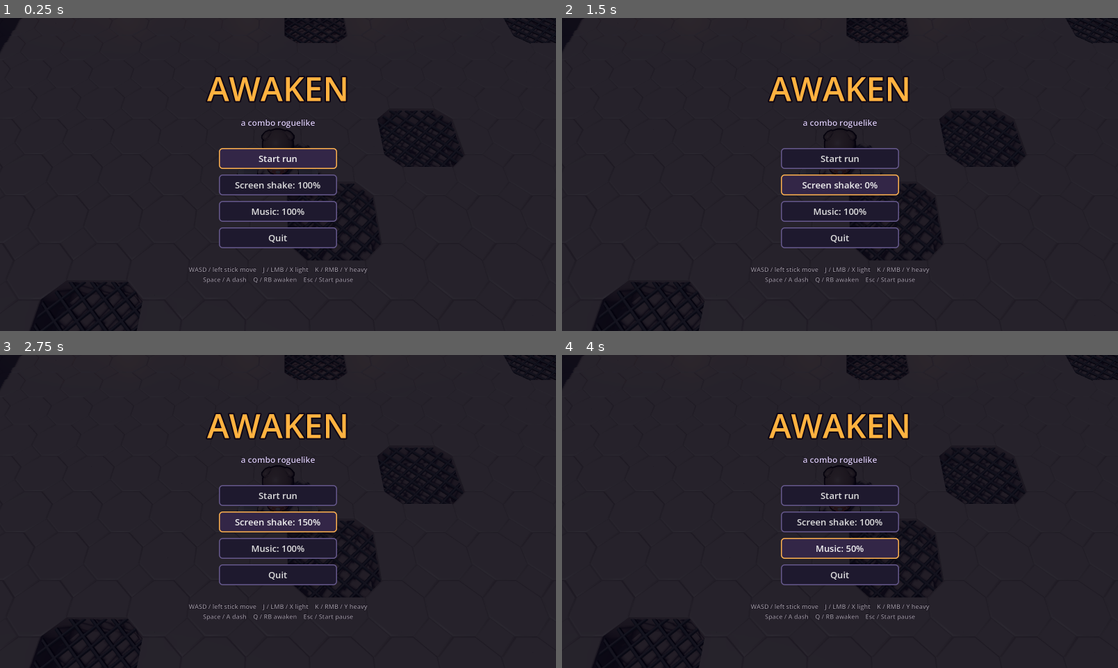
Above: before the commit, frames 1-4 (two rows, left to right).
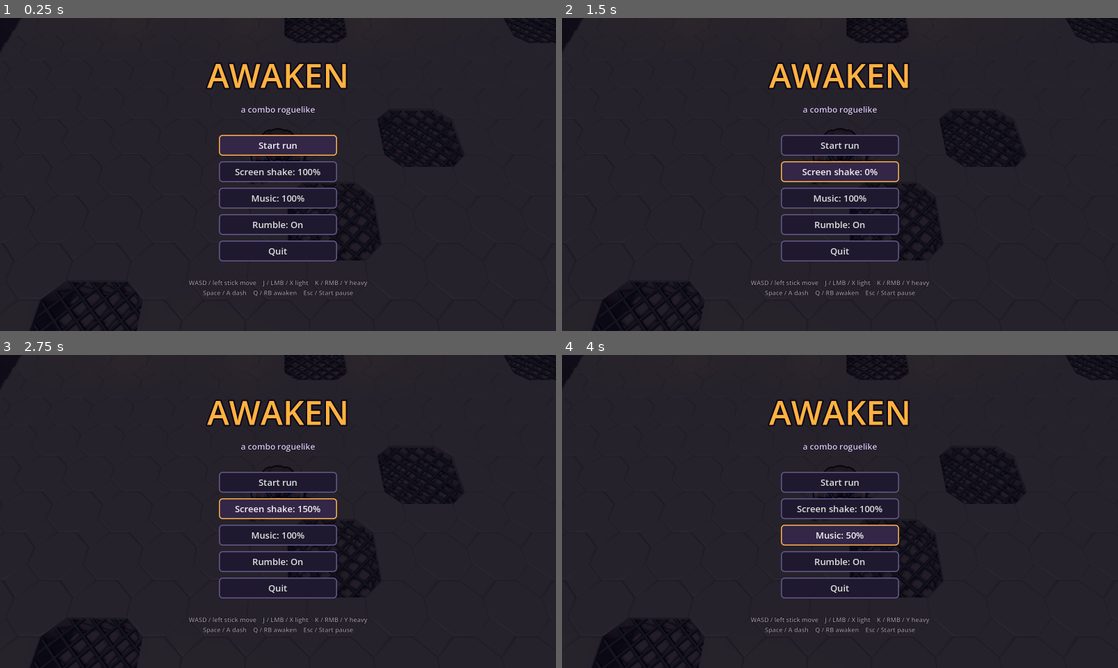
Above: after the commit, the same moments.

Repository: zakpruitt/no-name-game
Game: Godot game, scene res://scenes/main.tscn
Same seed, same stepped clock (60 frames per second), same inputs: the game is played once before the commit and once after it.
Inputs:
- Up to frame 1 (0.25 s): no input
- Up to frame 2 (1.5 s): click "Screen shake: 100%" at 0.5 s; click "Screen shake: 50%" at 1.25 s
- Up to frame 3 (2.75 s): click "Screen shake: 0%" at 2 s
- Up to frame 4 (4 s): click "Screen shake: 150%" at 2.75 s; click "Music: 100%" at 3.5 s

The runs differ from the first frame. In frame 1, 6.9% of the frame differs, in the area x 34-67%, y 14-90%; in frame 2, 6.6%; in frame 3, 6.6%; in frame 4, 6.7%.

Commit message:
feat: add gamepad rumble with a menu toggle

Diff:
--- a/scripts/game.gd
+++ b/scripts/game.gd
@@ -50,6 +50,13 @@
 	"shield": "Shields block hits from the front.\nHit from behind, or hold heavy to charge a guard-breaking slam.",
 	"awaken": "Awakening is full! Press [Q] to AWAKEN.",
 }
+# Gamepad rumble per event: [weak motor, strong motor, seconds]. Toggle in menus.
+const RUMBLE := {
+	"hit_big": [0.3, 0.5, 0.12],
+	"perfect": [0.6, 0.2, 0.18],
+	"hurt": [0.2, 0.8, 0.22],
+	"awaken": [0.7, 1.0, 0.45],
+}
 const RANK_AWAKEN_MULT := {"D": 1.0, "C": 1.2, "B": 1.4, "A": 1.7, "S": 2.0, "SS": 2.4, "SSS": 3.0}
 
 var camera_rig: Node = null
@@ -64,6 +71,7 @@
 ## Multiplier on all screen shake (accessibility / taste).
 var shake_scale := 1.0
 var music_scale := 1.0
+var rumble_on := true
 var save_hints := true  # off in the autotest so it doesn't use up real hints
 var _hints_seen: Array = []
 ## Multiplier on Awakening gained (Overflow upgrade).
@@ -230,6 +238,25 @@
 	_save_settings()
 
 
+## Buzz every connected gamepad with RUMBLE[event] (if rumble is on).
+func rumble(event: String) -> void:
+	if not rumble_on:
+		return
+	var r: Array = RUMBLE[event]
+	for pad in Input.get_connected_joypads():
+		Input.start_joy_vibration(pad, r[0], r[1], r[2])
+
+
+func toggle_rumble() -> void:
+	rumble_on = not rumble_on
+	_save_settings()
+	rumble("hit_big")  # a taste of it when switching on
+
+
+func rumble_label() -> String:
+	return "Rumble: %s" % ("On" if rumble_on else "Off")
+
+
 ## Step to the next screen shake level and save it.
 func cycle_shake() -> void:
 	var i := SHAKE_LEVELS.find(shake_scale)
@@ -246,6 +273,7 @@
 	if cfg.load(SETTINGS_PATH) == OK:
 		shake_scale = cfg.get_value("video", "shake_scale", 1.0)
 		music_scale = cfg.get_value("audio", "music_scale", 1.0)
+		rumble_on = cfg.get_value("input", "rumble", true)
 		_hints_seen = cfg.get_value("hints", "seen", [])
 
 
@@ -253,6 +281,7 @@
 	var cfg := ConfigFile.new()
 	cfg.set_value("video", "shake_scale", shake_scale)
 	cfg.set_value("audio", "music_scale", music_scale)
+	cfg.set_value("input", "rumble", rumble_on)
 	cfg.set_value("hints", "seen", _hints_seen)
 	cfg.save(SETTINGS_PATH)
 
@@ -291,6 +320,7 @@
 
 
 func perfect_dodge(awaken_refund: float) -> void:
+	rumble("perfect")
 	perfect_dodges += 1
 	style += 12.0
 	_combo_timer = COMBO_TIMEOUT
@@ -301,6 +331,7 @@
 
 
 func player_damaged() -> void:
+	rumble("hurt")
 	style *= 0.4
 	if air_hits > 0:
 		_end_air_combo()
--- a/scripts/pause_menu.gd
+++ b/scripts/pause_menu.gd
@@ -20,6 +20,7 @@
 		["Resume", close_menu],
 		[Game.shake_label(), _cycle_shake],
 		[Game.music_label(), _cycle_music],
+		[Game.rumble_label(), _toggle_rumble],
 		["Reset hints", _reset_hints],
 		["Restart run", _restart.bind(true)],
 		["Quit to title", _restart.bind(false)],
@@ -37,9 +38,14 @@
 	_open(2)
 
 
+func _toggle_rumble() -> void:
+	Game.toggle_rumble()
+	_open(3)
+
+
 func _reset_hints() -> void:
 	Game.reset_hints()
-	_open(3)
+	_open(4)
 
 
 func _restart(skip_title: bool) -> void:
--- a/scripts/player.gd
+++ b/scripts/player.gd
@@ -492,6 +492,8 @@
 					Game.register_hit("skybreaker")
 	if hit_any:
 		Game.sfx("hit_big" if _move.get("big", false) else "hit")
+		if _move.get("big", false):
+			Game.rumble("hit_big")
 		Game.hitstop(_move.stop * (1.3 if any_airborne else 1.0))
 		Game.shake(_move.shake)
 
@@ -582,6 +584,7 @@
 		return
 	_set_awakened(true)
 	Game.sfx("awaken", 0.0, 0.0)
+	Game.rumble("awaken")
 	if has_upgrade("phoenix_heart"):
 		heal(upg("phoenix_heart", "heal"))
 	# Activation burst: big freeze, shockwave that blows enemies back.
--- a/scripts/title_screen.gd
+++ b/scripts/title_screen.gd
@@ -11,6 +11,7 @@
 		["Start run", _start],
 		[Game.shake_label(), _cycle_shake],
 		[Game.music_label(), _cycle_music],
+		[Game.rumble_label(), _toggle_rumble],
 		["Quit", _quit],
 	], _footer(), 0.85, focus)
 
@@ -32,6 +33,11 @@
 	open(2)
 
 
+func _toggle_rumble() -> void:
+	Game.toggle_rumble()
+	open(3)
+
+
 func _start() -> void:
 	close_menu()
 	started.emit()
Not shown, changed: ROADMAP.md
